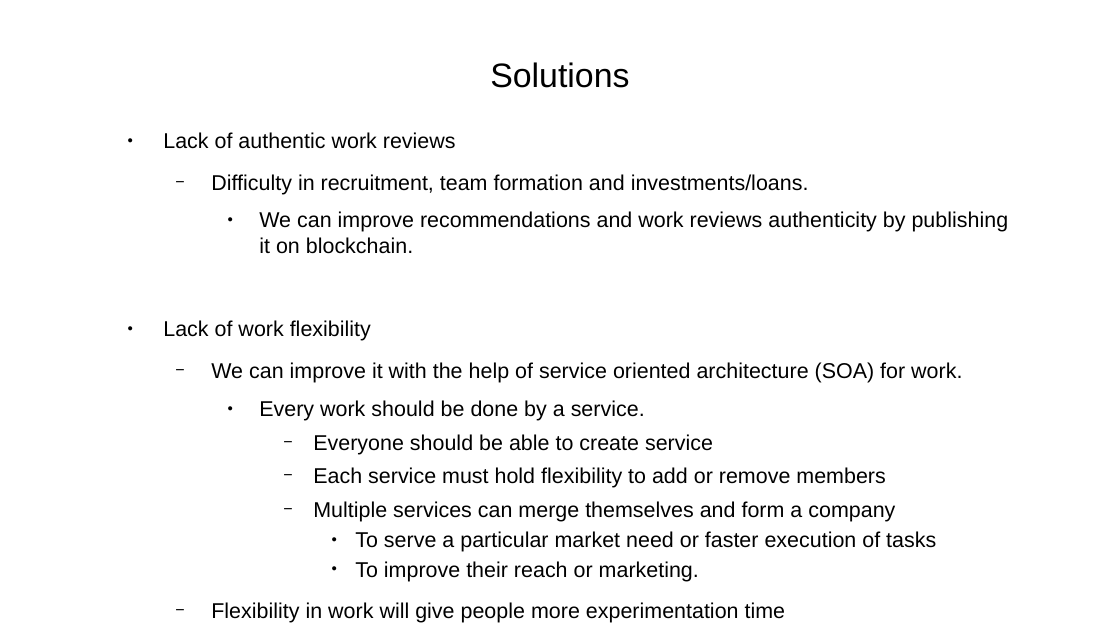
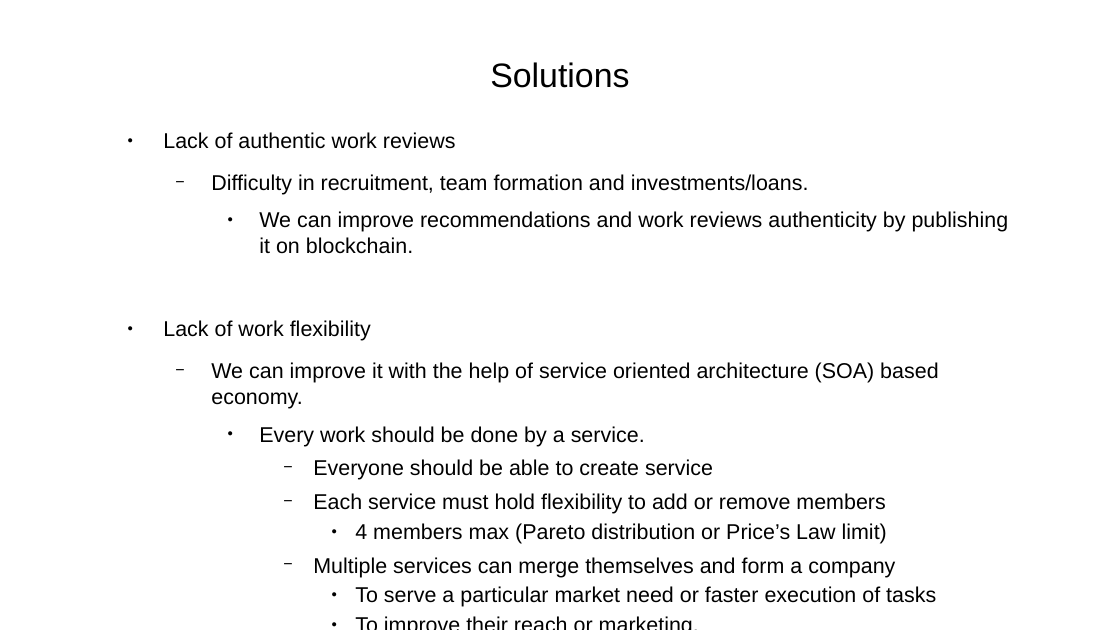
Before and after one commit to yashp241195/startupPitch, a slide deck: slide 13 of pitch.odp (slide 9 before the commit). Drawn at 1120x630 pixels with LibreOffice and Linux fonts; fonts in the diff are those of the drawing. Boxes give left, top, right and bottom in pixels: in the first picture for what was removed or moved away, otherwise in the second. Text is boxed around its words. In the diff, an @@ line names an element or a change of style, - is before the commit and + after.

```diff
--- a/pitch.odp
+++ b/pitch.odp
@@ text at [211, 362, 938, 409]: text changed @@
-  − We can improve it with the help of service oriented architecture (SOA) for work.
+  − We can improve it with the help of service oriented architecture (SOA) based economy.
@@ text at [355, 523, 887, 544]: paragraph added @@
+        ● 4 members max (Pareto distribution or Price’s Law limit)
```
Also in this commit, not shown: 1 other slide changed, 14 slides added, 2 slides removed.
